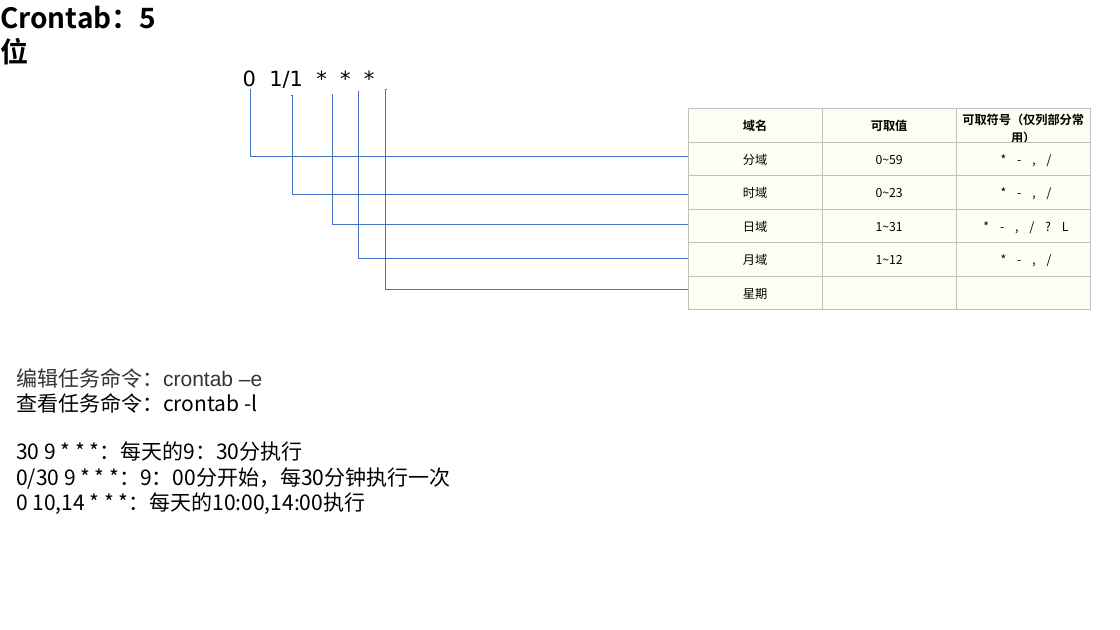
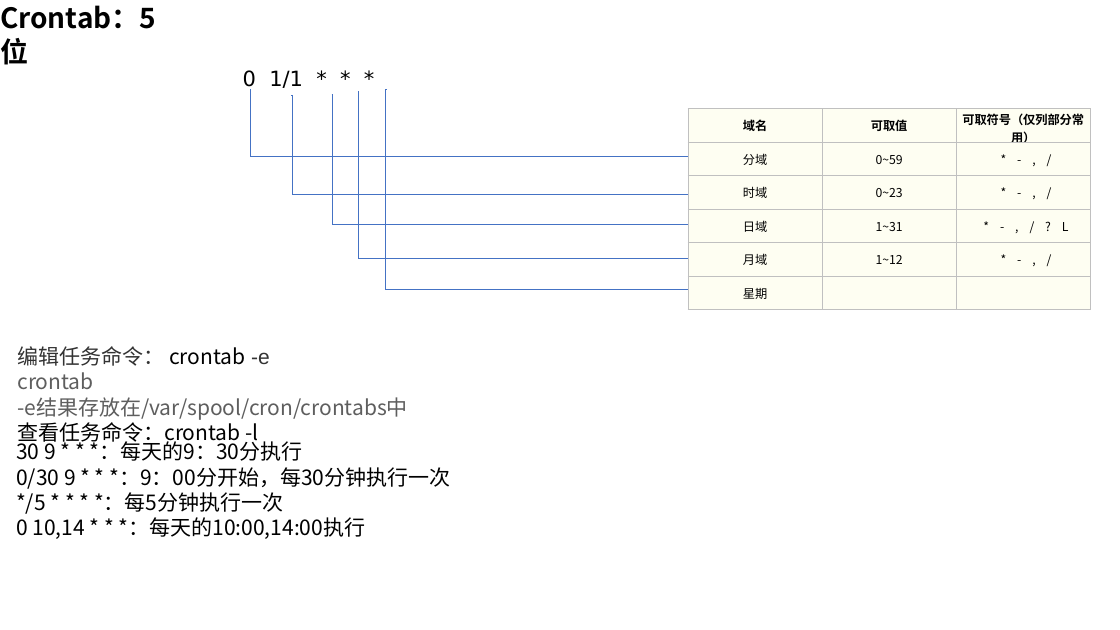
Before and after one commit to 102757017/basic, a slide deck: slide 2 of shell/linux/crontab.pptx. Drawn at 1120x630 pixels with LibreOffice and Linux fonts; fonts in the diff are those of the drawing. Boxes give left, top, right and bottom in pixels: in the first picture for what was removed or moved away, otherwise in the second. Text is boxed around its words. In the diff, an @@ line names an element or a change of style, - is before the commit and + after.

Commit message:
修订

```diff
--- a/shell/linux/crontab.pptx
+++ b/shell/linux/crontab.pptx
@@ text "编辑任务命令： crontab -e": place and size @@
-text "编辑任务命令： crontab -e" at (16, 368, 262, 413)
+text "编辑任务命令： crontab -e" at (17, 346, 408, 445)
@@ text at (17, 346, 408, 420): text changed; font Arial to Noto Sans CJK SC; text colour #333333 to #5E5E5E @@
-编辑任务命令：crontab –e
+编辑任务命令： crontab -e
+crontab -e结果存放在/var/spool/cron/crontabs中
@@ text at (16, 492, 283, 514): paragraph added @@
+*/5 * * * *：每5分钟执行一次
```
